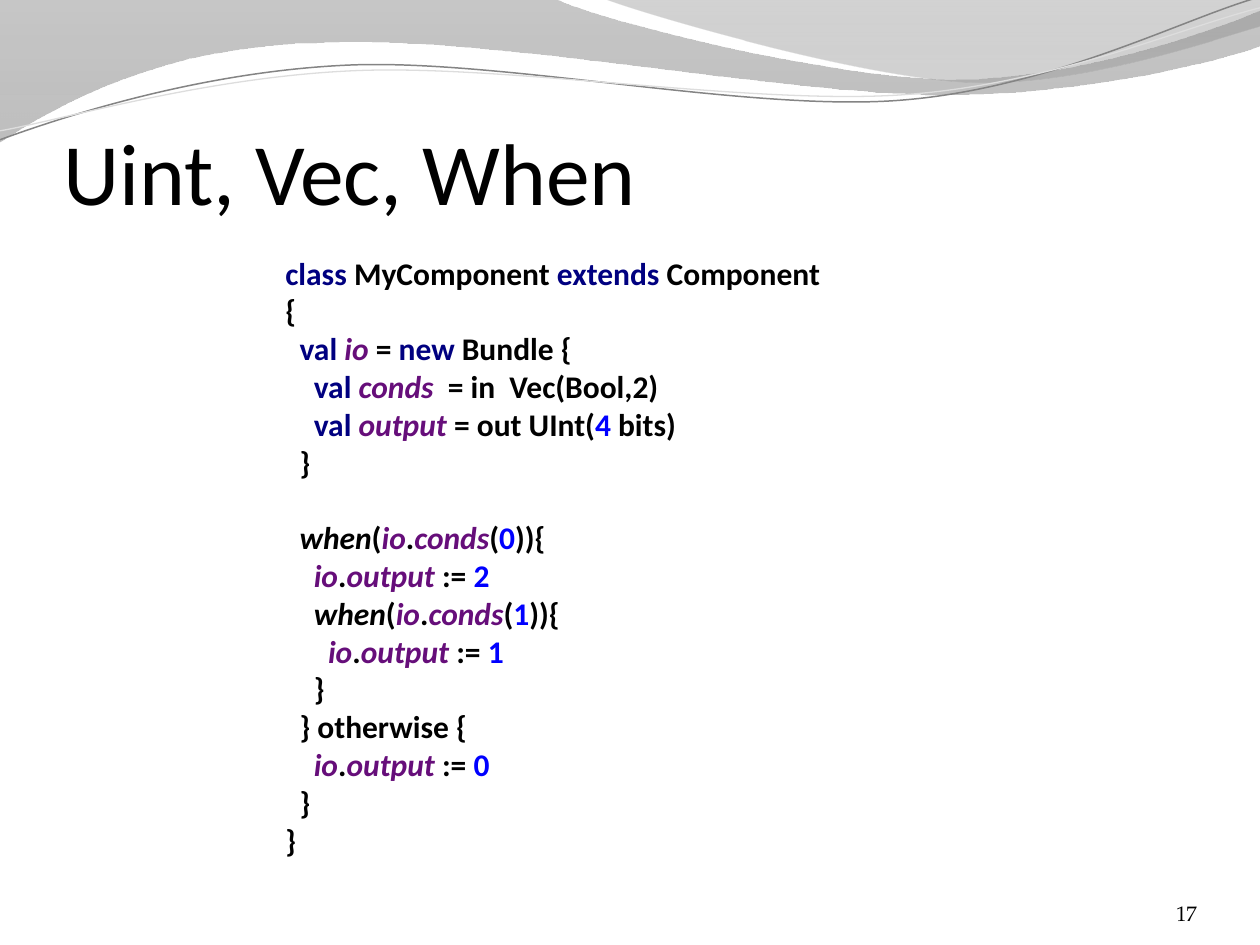
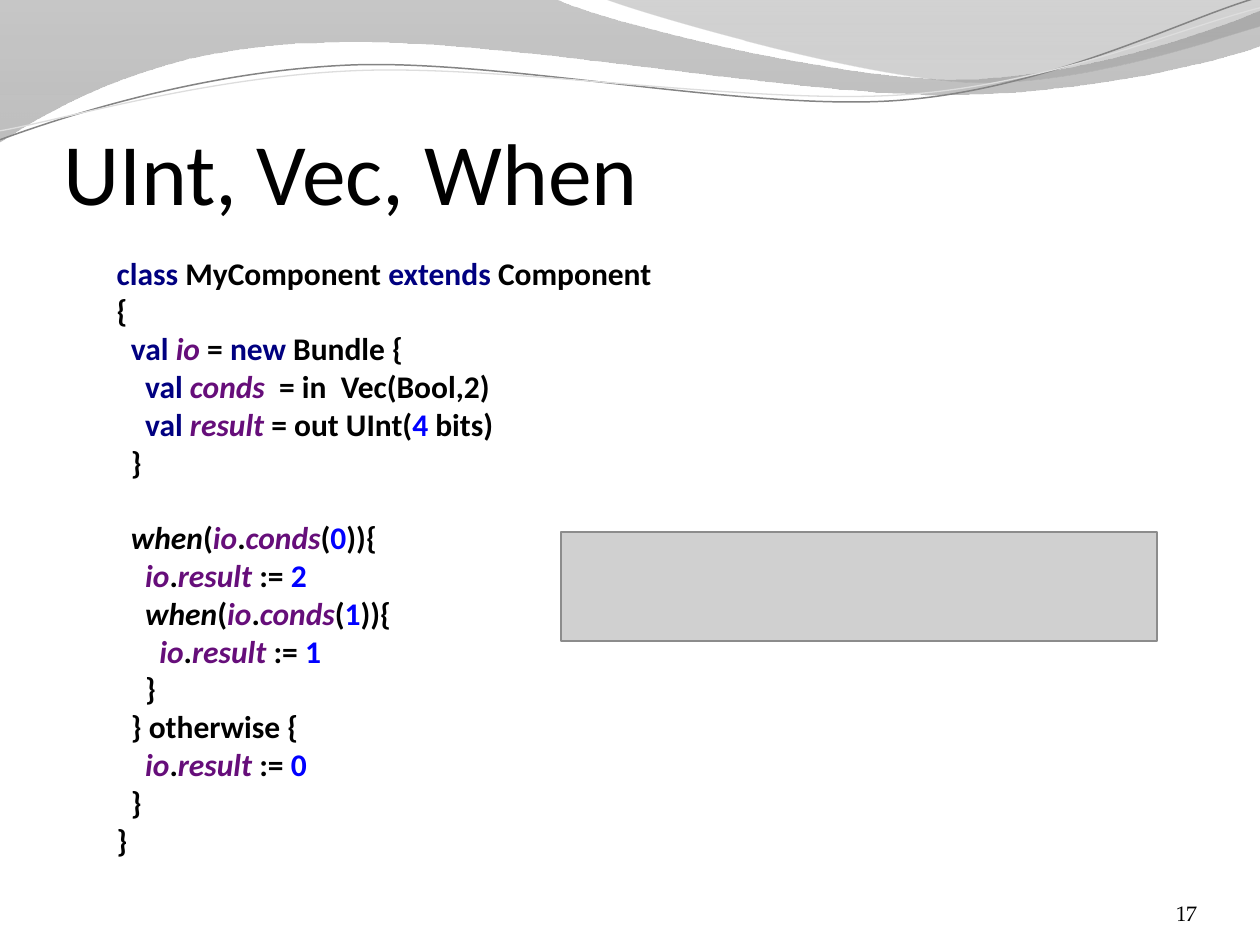
Before and after one commit to SpinalHDL/SpinalDoc, a slide deck: slide 17 of presentation/en/presentation.pptx. Drawn at 1260x945 pixels with LibreOffice and Linux fonts; fonts in the diff are those of the drawing; grey boxes stand for pictures; background and template pictures are left out. Boxes give left, top, right and bottom in pixels: in the first picture for what was removed or moved away, otherwise in the second. Text is boxed around its words. In the diff, an @@ line names an element or a change of style, - is before the commit and + after.

```diff
--- a/presentation/en/presentation.pptx
+++ b/presentation/en/presentation.pptx
@@ title at box(63, 144, 637, 216): text changed @@
-Uint, Vec, When
+UInt, Vec, When
@@ text at box(117, 263, 651, 777): text changed @@
-class MyComponent extends Component {
-val io = new Bundle {
-val conds = in Vec(Bool,2)
-val output = out UInt(4 bits)
-}
-when(io.conds(0)){
-io.output := 2
-when(io.conds(1)){
-io.output := 1
-}
-} otherwise {
-io.output := 0
-}
-}
+class MyComponent extends Component {
+val io = new Bundle {
+val conds = in Vec(Bool,2)
+val result = out UInt(4 bits)
+}
+when(io.conds(0)){
+io.result := 2
+when(io.conds(1)){
+io.result := 1
+}
+} otherwise {
+io.result := 0
+}
+}
@@ picture added at box(561, 532, 1157, 641) @@
```
Also in this commit, not shown: 17 other slides changed, 1 slide added, 2 other files.
